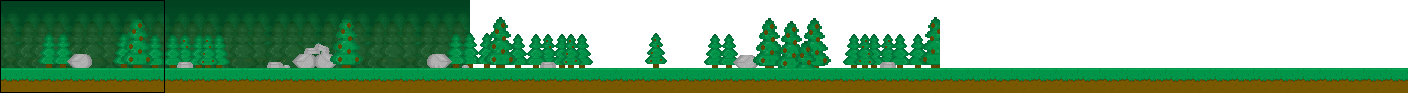
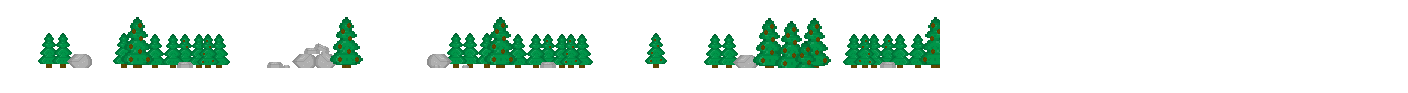
Revision of a layered 1408px x 93px image; what changed, layer by layer:
hid "Camera" over (0, 0, 165, 93)
hid group "Background" (1st of 2, in "Full maps" › "Forest") (6 layers) over (0, 0, 1408, 72)
hid "Forest ground copy" over (0, 68, 1408, 93)
